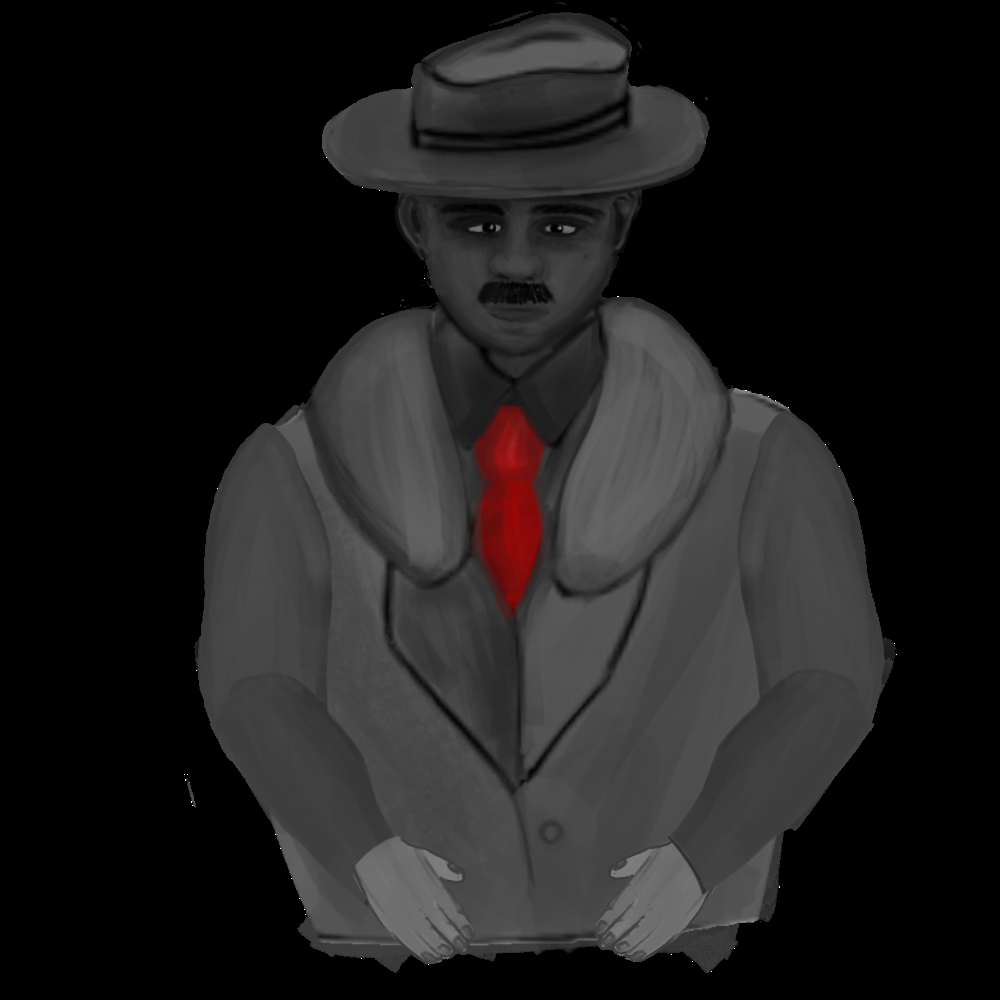
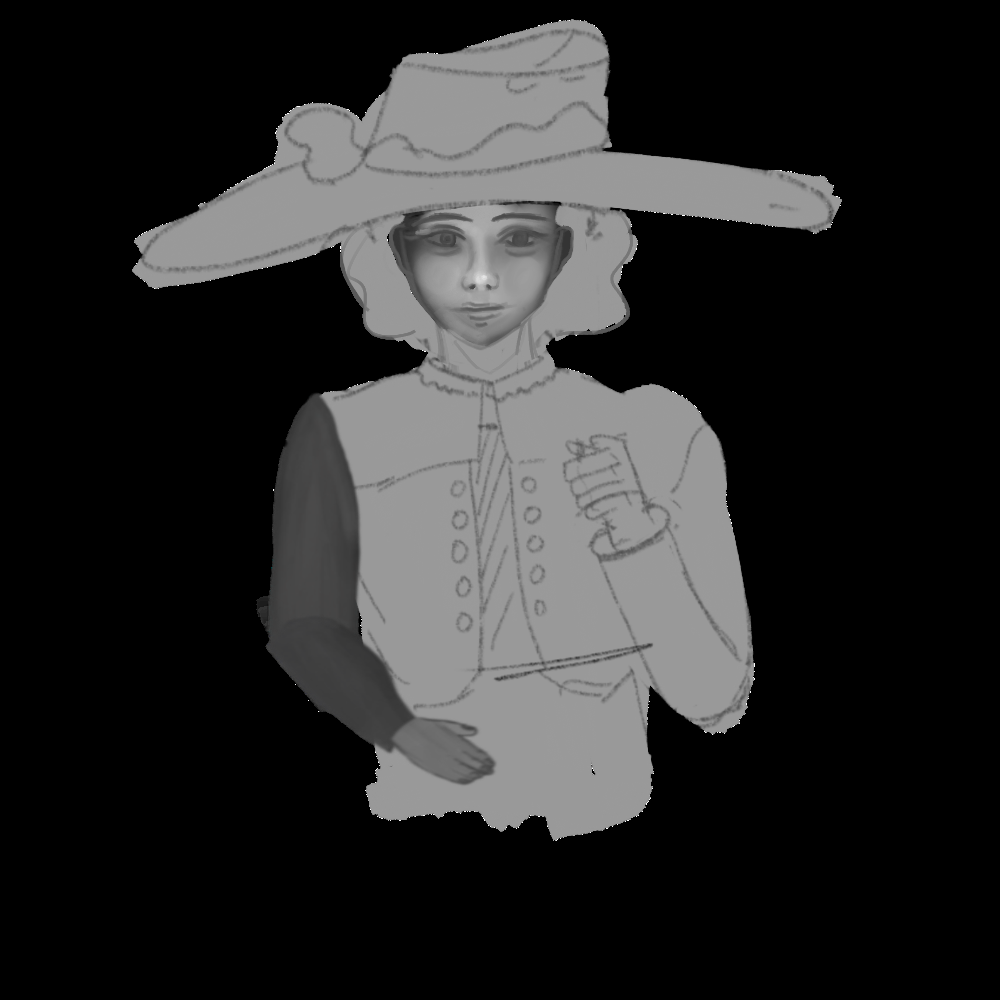
Revision of a layered 1000×1000 image; what changed, layer by layer:
moved "새로운 그룹" above "삽입한 이미지" over <box>192,391,730,965</box>
added layer "레이어 4" in group "새로운 그룹" over <box>383,642,655,788</box>
renamed "레이어 4" to "레이어 3", painted on it over <box>253,593,730,965</box>
renamed "레이어 3" to "레이어 2", painted on it over <box>192,391,414,909</box>
removed layer "레이어 2" (1st of 2, in "새로운 그룹") from group "새로운 그룹" over <box>197,422,334,772</box>
removed group "새로운 그룹" (2nd of 2) (3 layers) over <box>340,410,897,963</box>
added layer "레이어 10" (54%) above "레이어 11" over <box>139,27,837,973</box>
renamed "레이어 3" to "레이어 11", moved it out of group "새로운 그룹", painted on it over <box>132,19,897,973</box>
renamed "레이어 4" to "레이어 13", hid it, opacity 100% → 10%, moved it out of group "새로운 그룹", painted on it over <box>340,99,805,963</box>
renamed "레이어 2" to "레이어 13", hid it, opacity 100% → 23%, moved it out of group "새로운 그룹", painted on it over <box>352,98,885,790</box>
hid "레이어 5", opacity 100% → 36%, painted on it over <box>380,202,594,348</box>
hid "레이어 1", opacity 100% → 21%, painted on it over <box>183,2,852,973</box>
